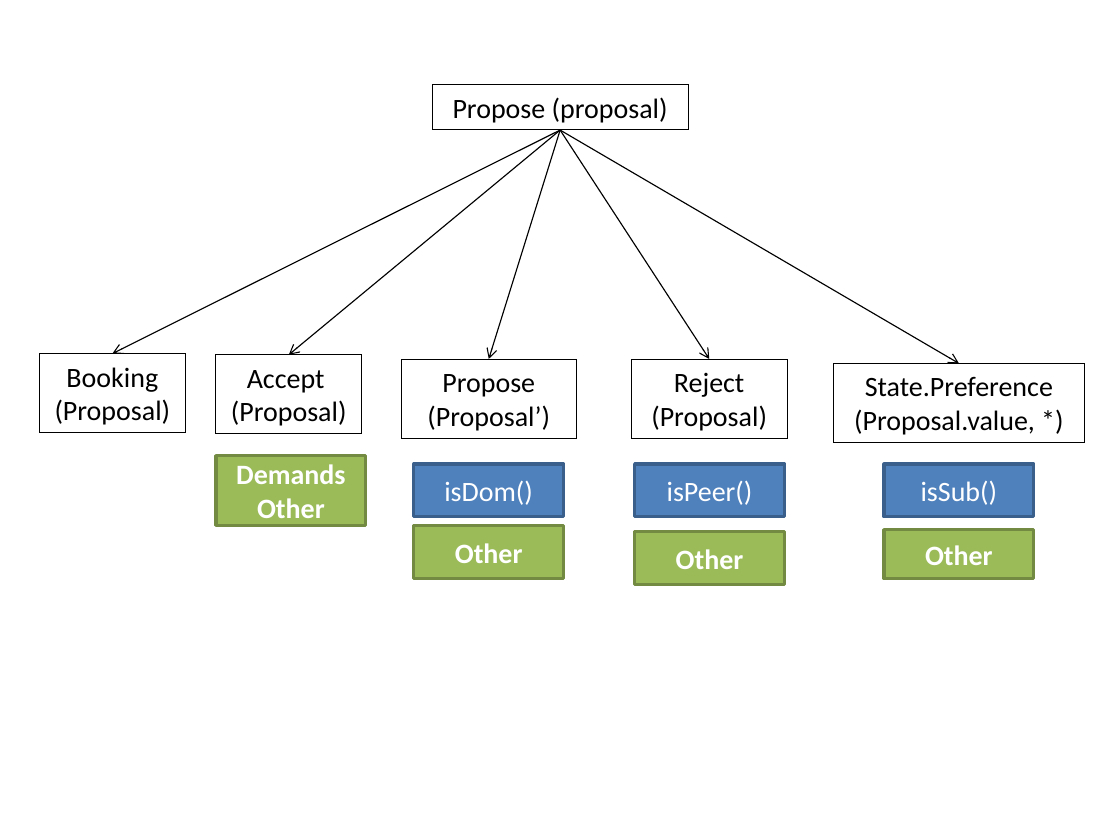
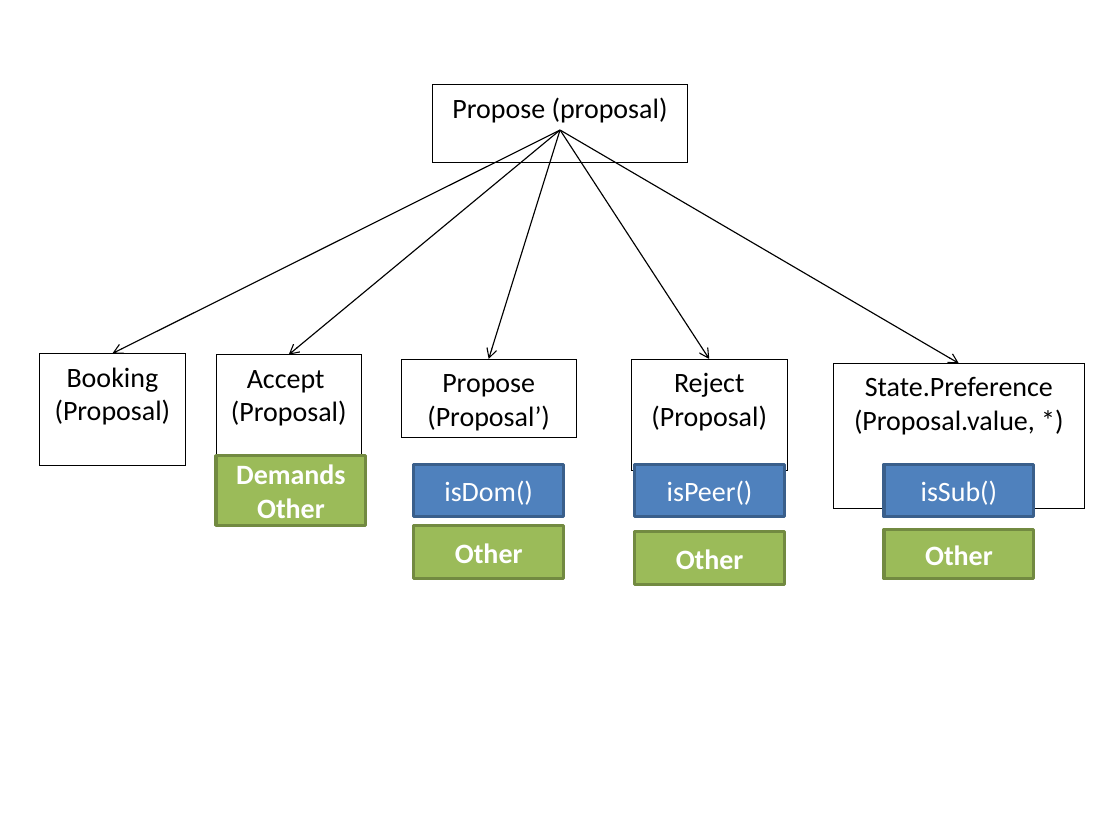
Before and after one commit to Olydia/Discolog, a slide deck: slide 2 of dominance_in_dialogue/figs/utterances_v2.pptx. Drawn at 1120x840 pixels with LibreOffice and Linux fonts; fonts in the diff are those of the drawing. Boxes give left, top, right and bottom in pixels: in the first picture for what was removed or moved away, otherwise in the second. Text is boxed around its words. In the diff, an @@ line names an element or a change of style, - is before the commit and + after.

```diff
--- a/dominance_in_dialogue/figs/utterances_v2.pptx
+++ b/dominance_in_dialogue/figs/utterances_v2.pptx
@@ rectangle "Propose (proposal)": place and size @@
-rectangle "Propose (proposal)" at <box>432,85,688,130</box>
+rectangle "Propose (proposal)" at <box>432,85,688,164</box>
@@ arrow (560, 130) - (112, 354): stroke #000000 0.75 pt to #000000 0.74 pt @@
@@ arrow (560, 130) - (289, 355): stroke #000000 0.75 pt to #000000 0.74 pt @@
@@ arrow (560, 130) - (488, 360): stroke #000000 0.75 pt to #000000 0.74 pt @@
@@ arrow (560, 130) - (709, 360): stroke #000000 0.75 pt to #000000 0.74 pt @@
@@ arrow (560, 130) - (959, 363): stroke #000000 0.75 pt to #000000 0.74 pt @@
@@ rectangle "Booking": place and size @@
-rectangle "Booking" at <box>39,354,185,433</box>
+rectangle "Booking" at <box>39,354,185,466</box>
@@ rectangle "Accept": place and size @@
-rectangle "Accept" at <box>216,355,362,435</box>
+rectangle "Accept" at <box>216,355,362,467</box>
@@ rectangle "Reject (Proposal)": place and size @@
-rectangle "Reject (Proposal)" at <box>632,360,788,439</box>
+rectangle "Reject (Proposal)" at <box>632,360,787,472</box>
@@ rectangle "State.Preference (Proposal.value, *)": place and size @@
-rectangle "State.Preference (Proposal.value, *)" at <box>833,364,1084,444</box>
+rectangle "State.Preference (Proposal.value, *)" at <box>833,364,1084,510</box>
@@ rectangle "isPeer()" at <box>635,464,785,516</box>: outline #3A5F8C 2 pt to #3A5F8B 2.01 pt @@
```
Also in this commit, not shown: 3 other slides changed, 1 slide added, 10 other files.
